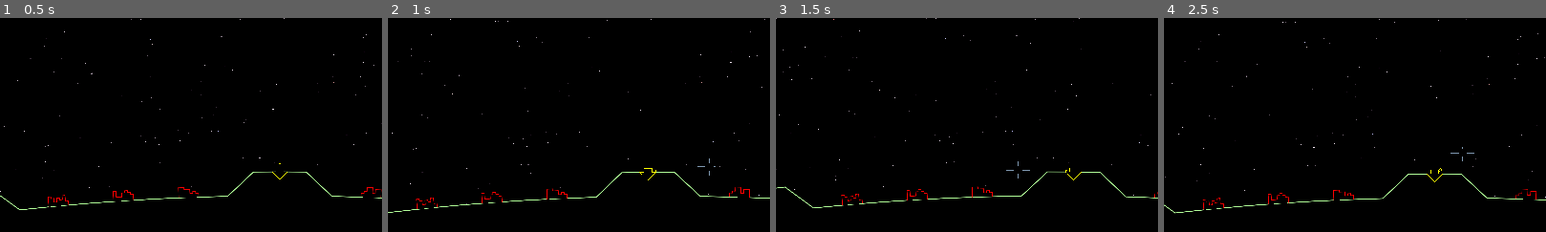
Above: before the commit, frames 1-4 (left to right).
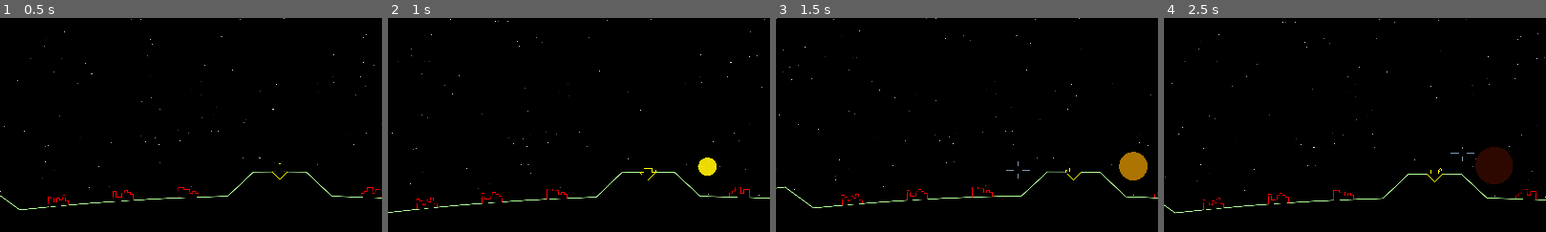
Above: after the commit, the same moments.

Repository: tartley/missile-commander
Game: Godot game, scene res://src/main/main.tscn
The game is run twice, just before and just after one commit, with the same random seed, the same clock (stepped at 60 frames per second) and the same inputs.
Inputs (mouse positions are % of the whole screen's width and height, from its top left):
- Up to frame 1 (0.5 s): no input
- Up to frame 2 (1 s): tap Enter at 0.5 s; move the mouse to (55, 50) at 0.52 s; hold W from 0.53 s (still down)
- Up to frame 3 (1.5 s): keep holding W; tap Space at 1.25 s; move the mouse to (45, 51) at 1.27 s
- Up to frame 4 (2.5 s): keep holding W; move the mouse to (52, 48) at 2.02 s
The pictures show only the part of the screen within x 13-63%, y 49-99%; the shares and areas given below are measured in that part.

Frame 1 is identical in both runs. In frame 2, 0.3% of the frame differs, in the area x 81-86%, y 65-74%; in frame 3, 0.8%; in frame 4, 1.4%, in the area x 81-92%, y 60-78%.

Commit message:
Bases fire shots. Needs some tweaking

Diff:
--- a/src/main/main.gd
+++ b/src/main/main.gd
@@ -1,6 +1,7 @@
 class_name Main extends Node
 
 var Missile:PackedScene = preload("res://src/missile/missile.tscn")
+var Shot:PackedScene = preload("res://src/shot/shot.tscn")
 
 func positions(nodes:Array) -> Array[Vector2]:
     var retval:Array[Vector2] = []
@@ -22,9 +23,24 @@
     for _i in range(200):
         launch_missile()
 
+func launch_shot(base_id):
+    var start:Vector2 = $World/Ground.bases[base_id].position
+    var destination = $World/Mouse.position
+    var shot = Shot.instantiate()
+    shot.launch(start, destination, 1000)
+    $World.add_child(shot)
+
 func _unhandled_input(event):
     if event is InputEventKey and event.pressed:
         match event.keycode:
+            KEY_A:
+                launch_shot(2)
+            KEY_S:
+                launch_shot(1)
+            KEY_W:
+                launch_shot(1)
+            KEY_D:
+                launch_shot(0)
             KEY_ESCAPE:
                 get_tree().quit()
             # ignore others
--- /dev/null
+++ b/src/shot/shot.gd
@@ -0,0 +1,42 @@
+extends Node2D
+
+var Pop:PackedScene = preload("res://src/pop/pop.tscn")
+
+const SIZE := 10.0
+const verts: Array[Vector2] = [
+    Vector2(0.0, -SIZE/2.0),
+    Vector2(-SIZE/8.0, +SIZE/8.0),
+    Vector2(+SIZE/8.0, +SIZE/8.0),
+    Vector2(0.0, -SIZE/2.0),
+]
+
+var velocity: Vector2
+var destination: Vector2
+
+func launch(start, destination, speed):
+    self.position = start
+    self.destination = destination
+    self.rotation = (destination - self.position).angle() + PI / 2
+    self.velocity = Vector2.from_angle(self.rotation - PI / 2) * speed
+
+func _process(delta: float) -> void:
+    self.position += velocity * delta
+    if self.position.distance_squared_to(self.destination) < 100:
+        destination_reached()
+
+func _draw():
+    draw_polygon(verts, [Color.BLACK])
+    draw_polyline(verts, Color.WHITE, 2.0, true)
+
+func destination_reached():
+    ## Reparent our trail onto the ground
+    #var trail = $Trail
+    #trail.reparent(ground)
+    #trail.emitting = false
+    # Add a Pop, parented to the World.
+    var world := get_parent()
+    var pop = Pop.instantiate()
+    pop.position = self.position
+    world.add_child(pop)
+    # And this shot is done
+    queue_free()
--- /dev/null
+++ b/src/shot/shot.gdshader
@@ -0,0 +1,9 @@
+shader_type particles;
+
+void start() {
+	// Called when a particle is spawned.
+}
+
+void process() {
+	// Called every frame on existing particles (according to the Fixed FPS property).
+}
--- /dev/null
+++ b/src/shot/shot.tscn
@@ -0,0 +1,6 @@
+[gd_scene load_steps=2 format=3 uid="uid://lf0lu47aqkca"]
+
+[ext_resource type="Script" path="res://src/shot/shot.gd" id="1_h65cq"]
+
+[node name="Shot" type="Node2D"]
+script = ExtResource("1_h65cq")
Not shown, changed: README.md
